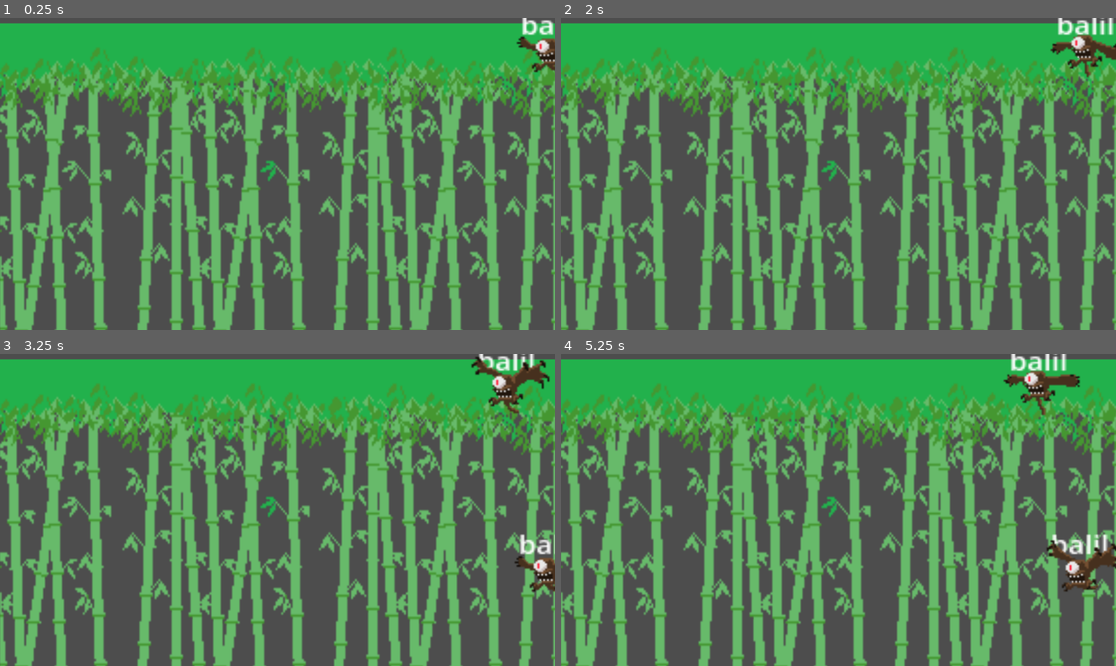
Above: before the commit, frames 1-4 (two rows, left to right).
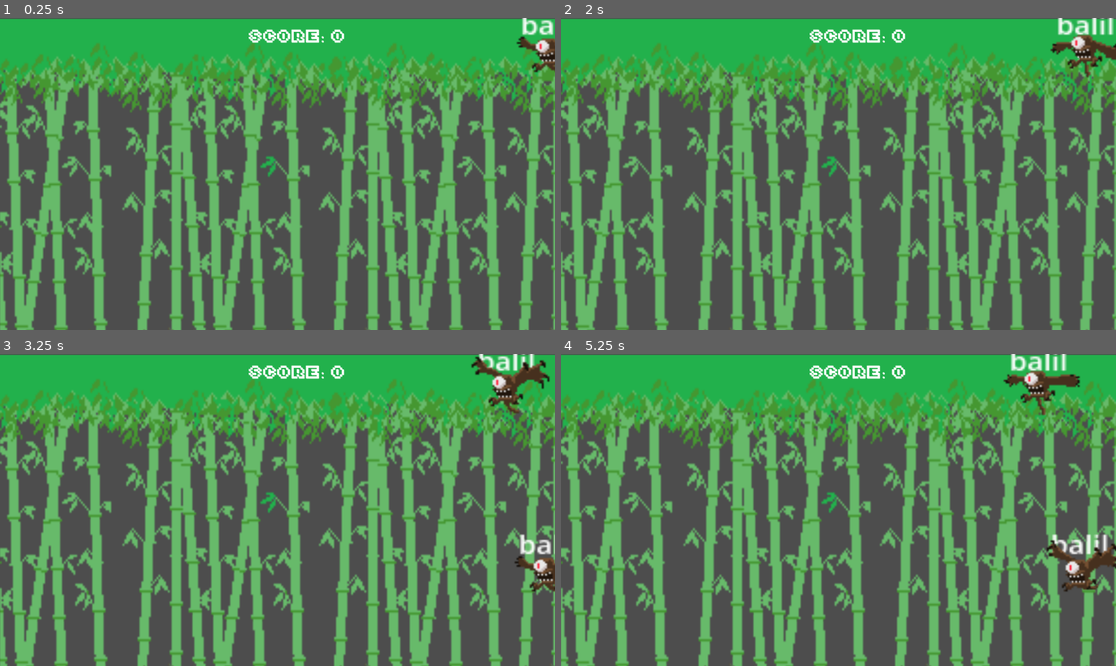
Above: after the commit, the same moments.

Repository: awanswangd/Bahana-Bani
Game: Godot game, scene res://main.tscn
Two runs of this game, one before a commit and one after it. Both use one fixed random seed, a clock stepped at 60 frames per second and the inputs below.
Inputs:
- Up to frame 1 (0.25 s): no input
- Up to frame 2 (2 s): tap Enter at 0.5 s
- Up to frame 3 (3.25 s): no input
- Up to frame 4 (5.25 s): no input

The runs differ from the first frame. In frame 1, 21% of the frame differs, in the area x 0-100%, y 0-100%; in frame 2, 21%; in frame 3, 20%; in frame 4, 20%.

Commit message:
Adding Score Label

Diff:
--- a/mekanik-awal/main.gd
+++ b/mekanik-awal/main.gd
@@ -1,7 +1,10 @@
 extends Node2D
 
 var Enemy = preload("res://enemy.tscn")
+var score: int = 0
 
+
+@onready var score_label = $CanvasLayer/ScoreLabel
 @onready var spawn_timer = $SpawnTimer
 @onready var enemy_container = $enemycontainer
 @onready var spawn_container = $SpawnContainer
@@ -13,6 +16,9 @@
 	spawn_timer.start()
 	spawn_enemy()
 
+func add_score(amount: int):
+	score += amount
+	score_label.text = "SCORE: %d" % score
 
 func find_new_active_enemy(typed_character: String):
 	print("Searching for enemy starting with: '%s'" % typed_character)
@@ -46,7 +52,7 @@
 				current_letter_index += 1
 				active_enemy.set_next_character(current_letter_index)
 				if current_letter_index == prompt.length():
-					print("done")
+					add_score(100)
 					current_letter_index = -1
 					active_enemy.queue_free()
 					active_enemy = null
--- a/mekanik-awal/main.tscn
+++ b/mekanik-awal/main.tscn
@@ -1,16 +1,17 @@
-[gd_scene load_steps=3 format=3 uid="uid://b4t1mwoac3b5s"]
+[gd_scene load_steps=4 format=3 uid="uid://b4t1mwoac3b5s"]
 
 [ext_resource type="Script" uid="uid://qijs1shf4r7t" path="res://main.gd" id="1_1bvp3"]
 [ext_resource type="Texture2D" uid="uid://cy0248sqhhl1c" path="res://BAMBOO FOREST_BG/3.png" id="1_ig7tw"]
+[ext_resource type="FontFile" uid="uid://o5jk7lnntk1g" path="res://fantasy-zone.ttf" id="3_h2yge"]
 
 [node name="Main" type="Node2D"]
 script = ExtResource("1_1bvp3")
 
 [node name="TextureRect" type="TextureRect" parent="."]
 offset_left = -32.0
-offset_top = 11.0
+offset_top = 2.0
 offset_right = 1223.0
-offset_bottom = 841.0
+offset_bottom = 832.0
 texture = ExtResource("1_ig7tw")
 flip_h = true
 
@@ -37,4 +38,21 @@
 [node name="SpawnTimer" type="Timer" parent="."]
 wait_time = 3.0
 
+[node name="CanvasLayer" type="CanvasLayer" parent="."]
+
+[node name="ScoreLabel" type="Label" parent="CanvasLayer"]
+anchors_preset = 5
+anchor_left = 0.5
+anchor_right = 0.5
+offset_left = -59.0
+offset_top = 24.0
+offset_right = 139.0
+offset_bottom = 60.0
+grow_horizontal = 2
+theme_override_colors/font_color = Color(1, 1, 1, 1)
+theme_override_colors/font_shadow_color = Color(1, 1, 1, 1)
+theme_override_fonts/font = ExtResource("3_h2yge")
+theme_override_font_sizes/font_size = 26
+text = "SCORE: 0"
+
 [connection signal="timeout" from="SpawnTimer" to="." method="_on_spawn_timer_timeout"]
Binary file added: mekanik-awal/fantasy-zone.ttf
Not shown, added: mekanik-awal/fantasy-zone.ttf.import
Binary file added: mekanik-awal/gloriahallelujah.ttf
Not shown, added: mekanik-awal/gloriahallelujah.ttf.import
